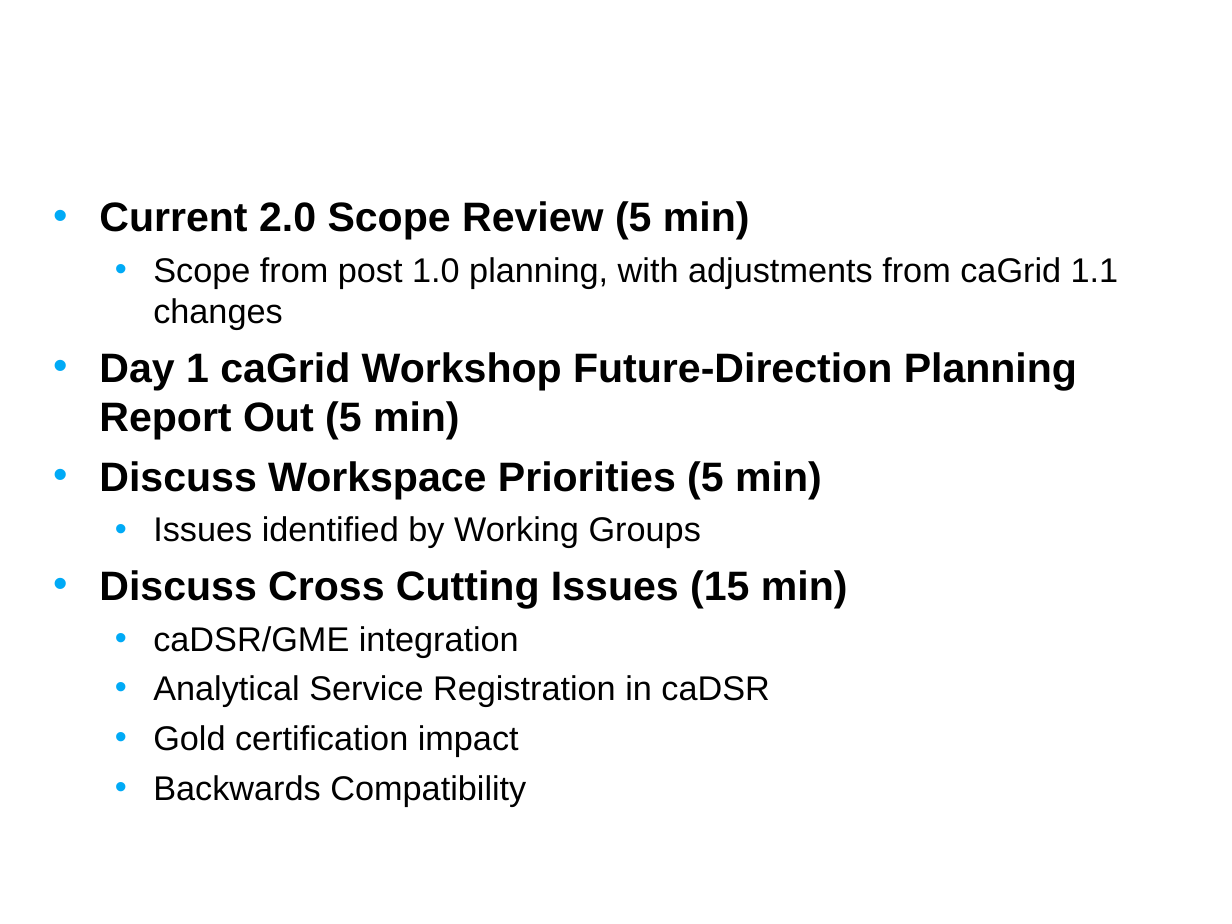
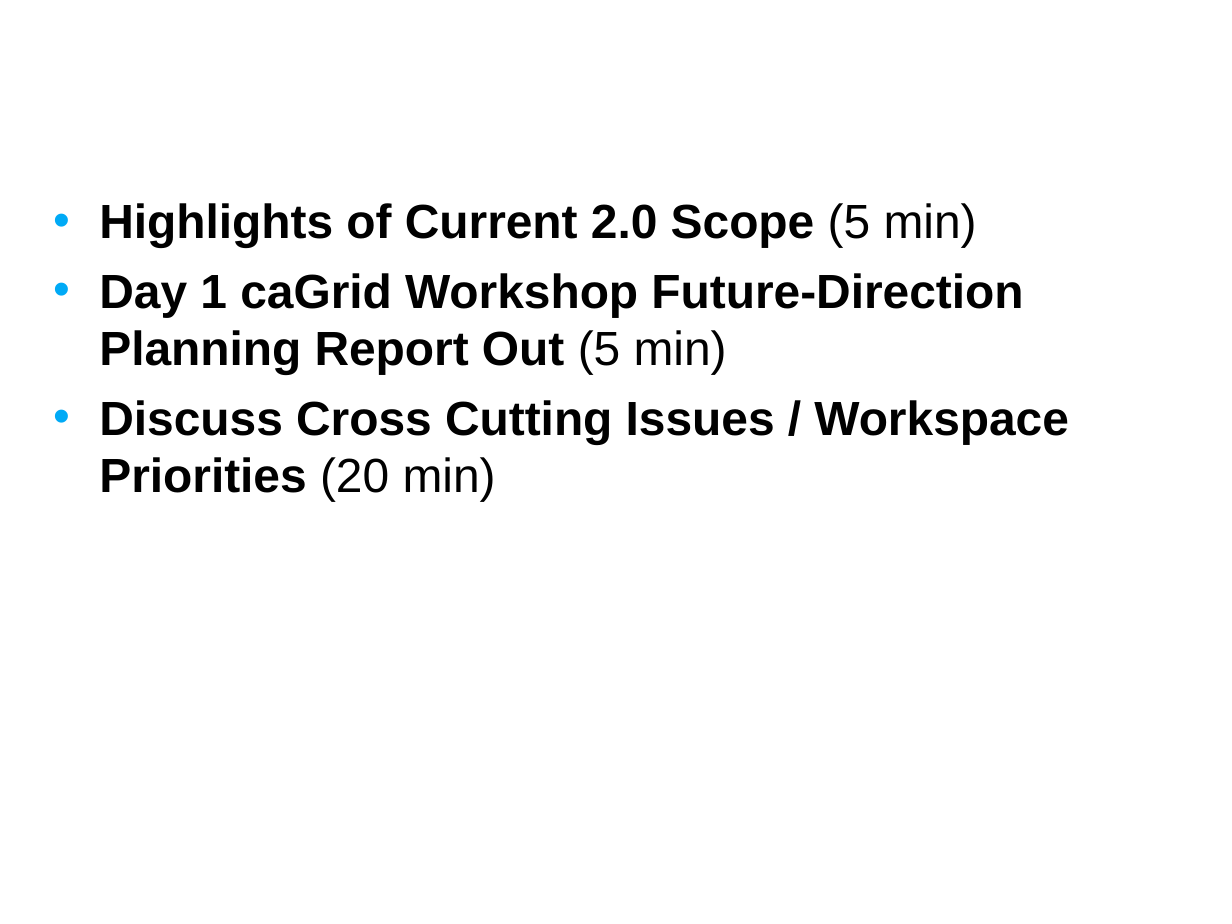
Before and after one commit to NCIP/cagrid-docs, a slide deck: slide 2 of presentations/200708_VCDE_ARCH/20070807_Day2_caGrid-2.0_Plans.ppt. Drawn at 1232x924 pixels with LibreOffice and Linux fonts; fonts in the diff are those of the drawing; background and template pictures are left out. Boxes give left, top, right and bottom in pixels: in the first picture for what was removed or moved away, otherwise in the second. Text is boxed around its words. In the diff, an @@ line names an element or a change of style, - is before the commit and + after.

```diff
--- a/presentations/200708_VCDE_ARCH/20070807_Day2_caGrid-2.0_Plans.ppt
+++ b/presentations/200708_VCDE_ARCH/20070807_Day2_caGrid-2.0_Plans.ppt
@@ text at <box>99,203,977,247</box>: text changed; size 20 to 28 pt; bold on @@
-• Current 2.0 Scope Review (5 min)
-  • Scope from post 1.0 planning, with adjustments from caGrid 1.1 changes
+• Highlights of Current 2.0 Scope (5 min)
@@ text at <box>99,273,1023,374</box>: size 24 to 28 pt in "Day 1 caGrid Workshop Future-Direction Planning Report ..."; bold off in "(5 min)"; more space between paragraphs @@
@@ text at <box>99,400,1069,501</box>: text changed; size 20 to 28 pt; bold on @@
-• Discuss Workspace Priorities (5 min)
-  • Issues identified by Working Groups
-• Discuss Cross Cutting Issues (15 min)
-  • caDSR/GME integration
-  • Analytical Service Registration in caDSR
-  • Gold certification impact
-  • Backwards Compatibility
+• Discuss Cross Cutting Issues / Workspace Priorities (20 min)
```
Also in this commit, not shown: 4 other slides changed, 3 slides added, 3 slides removed, 1 other file.
